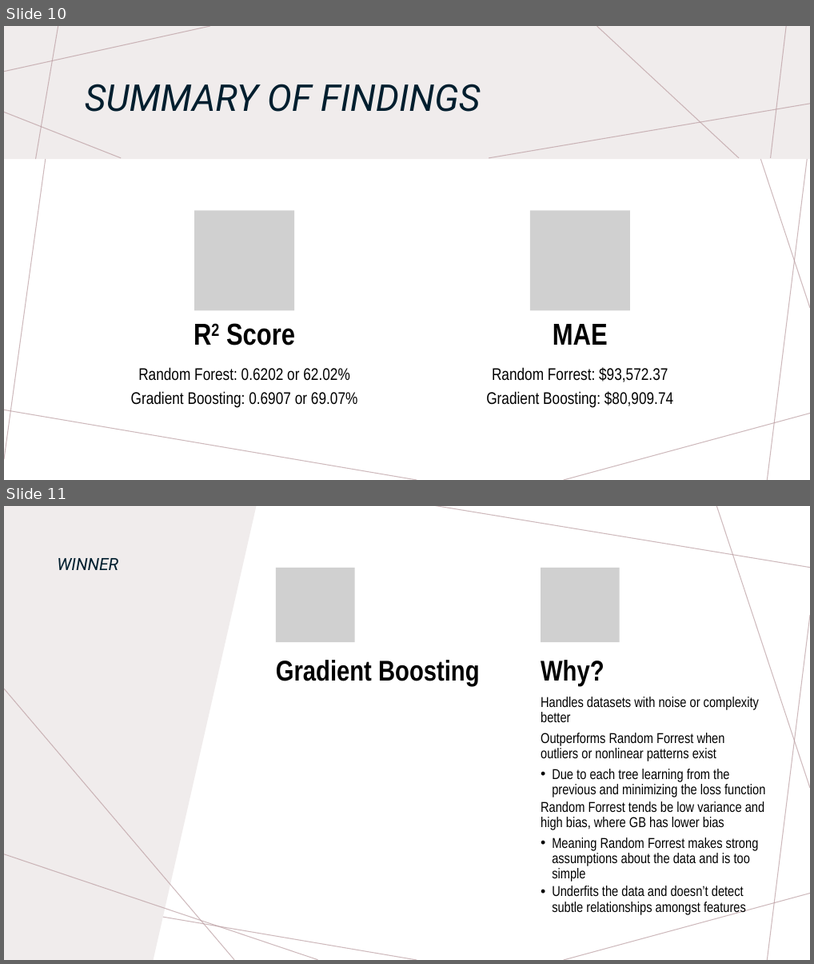
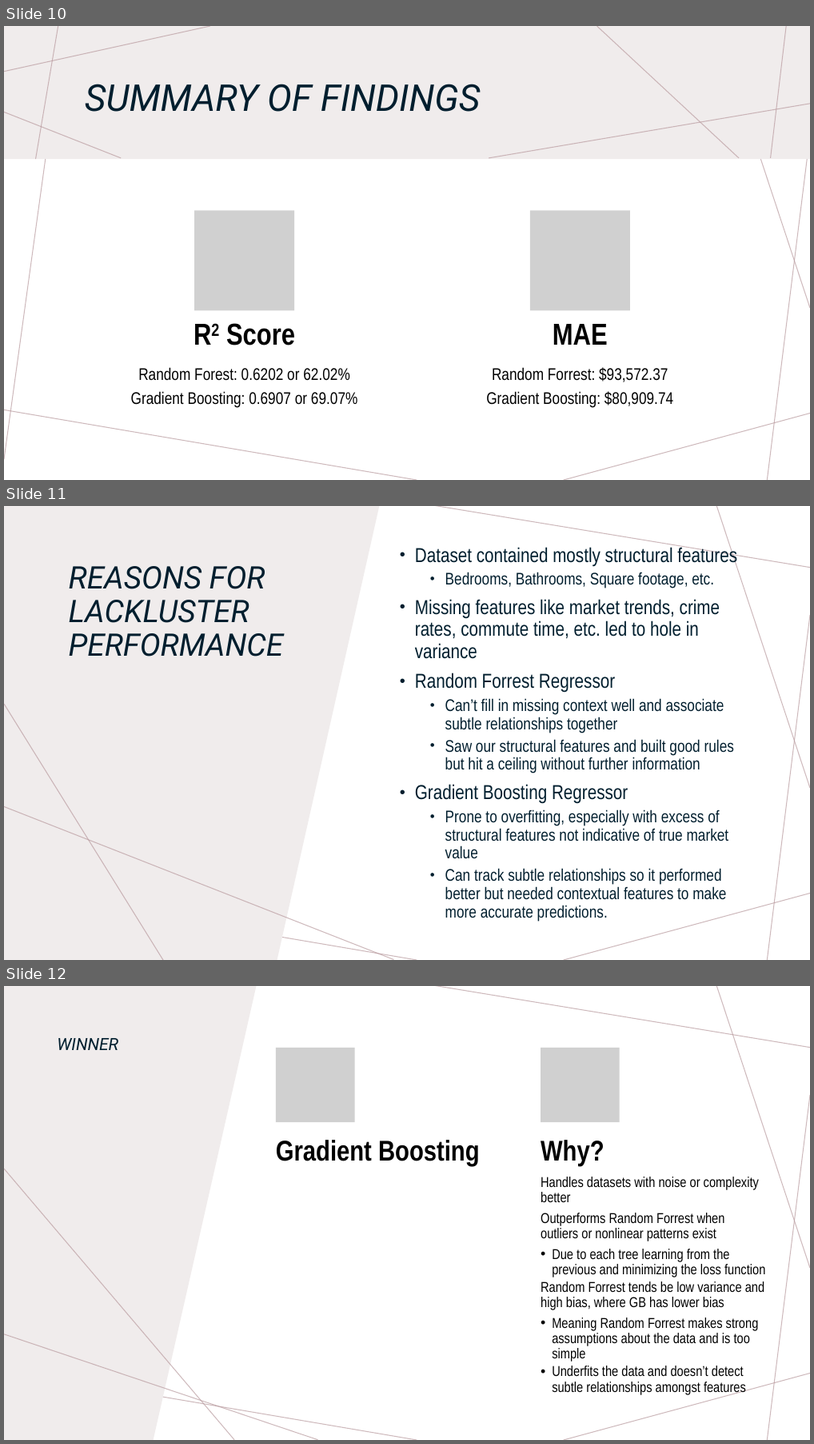
Before and after one commit to ramiwalid/FinalProjectCS301, a slide deck: FinalProjectCS301.pptx. Shown one above the other, each under a label of ours: slides 10 and 11 before the commit, slides 10, 11 and 12 after it. The pictures are 814x964 and 814x1444 pixels, drawn with LibreOffice and Linux fonts; fonts in the diff are those of the drawing; grey boxes stand for pictures. Boxes give left, top, right and bottom in pixels: in the first picture for what was removed or moved away, otherwise in the second. Text is boxed around its words. In the diff, an @@ line names an element or a change of style, - is before the commit and + after.

Commit message:
Added Talking Point for Lackluster Performance

```diff
--- a/FinalProjectCS301.pptx
+++ b/FinalProjectCS301.pptx
@@ slide 11 added at (x1=4, y1=506, x2=810, y2=960), background #FFFFFF; not listed: 7 template elements that a slide beside it also shows @@
@@ freeform shape added at (x1=4, y1=506, x2=380, y2=960), fill #F0ECEC @@
@@ text added at (x1=415, y1=545, x2=738, y2=921), 20 pt, text #001E2E @@
+• Dataset contained mostly structural features
+  • Bedrooms, Bathrooms, Square footage, etc.
+• Missing features like market trends, crime rates, commute time, etc. led to hole in variance
+• Random Forrest Regressor
+  • Can’t fill in missing context well and associate subtle relationships together
+  • Saw our structural features and built good rules but hit a ceiling without further information
+• Gradient Boosting Regressor
+  • Prone to overfitting, especially with excess of structural features not indicative of true market value
+  • Can track subtle relationships so it performed better but needed contextual features to make more accurate predictions.
@@ title added at (x1=69, y1=566, x2=284, y2=656), 37 pt, text #001E2E, italic @@
+REASONS FOR LACKLUSTER PERFORMANCE
@@ line added from (164, 960) to (4, 704), #BA9CA0 1 pt @@
@@ line added from (394, 959) to (4, 807), #BA9CA0 1 pt @@
@@ what was slide 11 is now slide 12 @@
```
Also in this commit, not shown: 1 slide changed.
